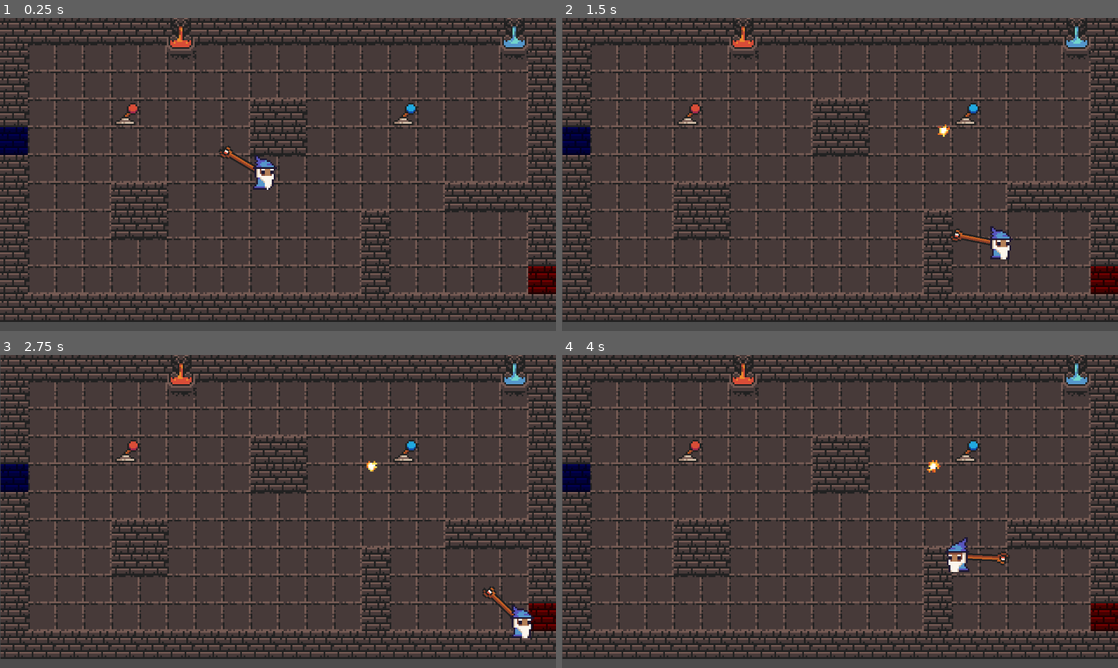
Above: before the commit, frames 1-4 (two rows, left to right).
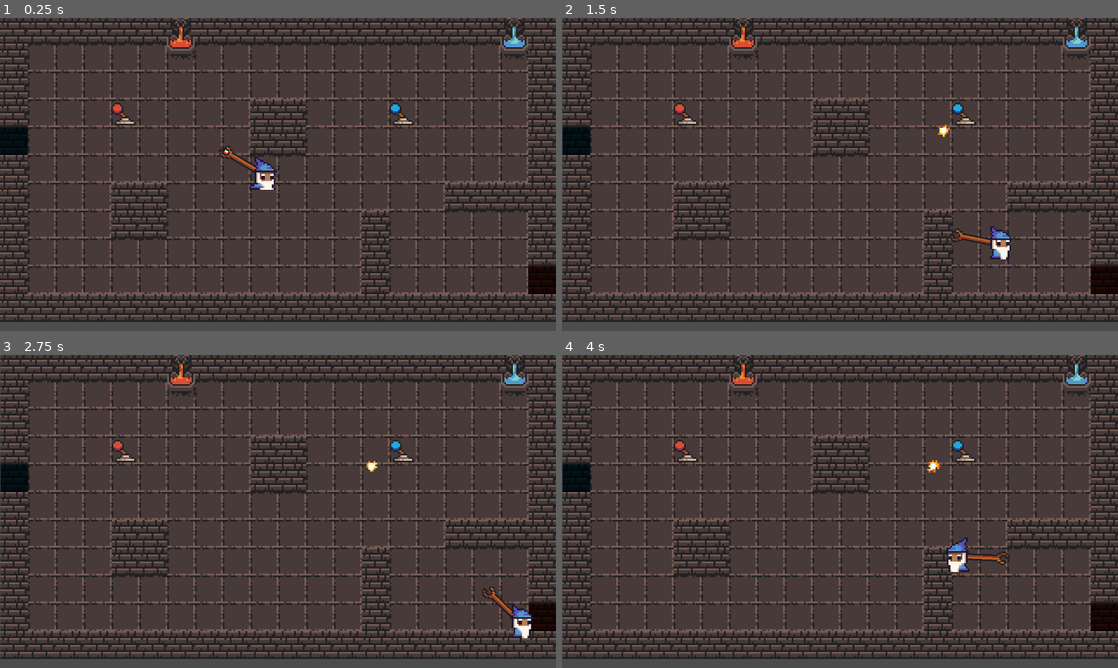
Above: after the commit, the same moments.

Repository: dsaltares/gmtk-2019
Game: Godot game, scene res://Playground_david.tscn
The game is run twice, just before and just after one commit, with the same random seed, the same clock (stepped at 60 frames per second) and the same inputs. This scene is started directly instead of the project's main scene.
Inputs (mouse positions are in pixels of both pictures, inside the frame that each line leads up to):
- Up to frame 1 (0.25 s): no input
- Up to frame 2 (1.5 s): move the mouse to (962, 158) at 0.52 s; hold Right (move_right) 0.53-1.28 s; click (962, 158) at 0.6 s; move the mouse to (728, 190) at 1.27 s; hold Down (move_down) from 1.28 s (still down); click (728, 190) at 1.35 s
- Up to frame 3 (2.75 s): move the mouse to (333, 442) at 2.02 s; release Down (move_down) at 2.03 s; hold Right (move_right) from 2.03 s (still down); click (333, 442) at 2.1 s
- Up to frame 4 (4 s): move the mouse to (812, 574) at 2.77 s; release Right (move_right) at 2.78 s; hold Up (move_up) 2.78-3.53 s; click (812, 574) at 2.85 s; move the mouse to (1006, 558) at 3.52 s; hold Left (move_left) from 3.53 s (still down); click (1006, 558) at 3.6 s

The runs differ from the first frame. In frame 1, 1.1% of the frame differs, in the area x 0-100%, y 27-88%; in frame 2, 0.9%; in frame 3, 0.9%; in frame 4, 0.9%.

Commit message:
better color moduling and no ammo weapon

Diff:
--- a/game/Items.gd
+++ b/game/Items.gd
@@ -6,8 +6,8 @@
 static func to_color(enum_value):
 	match enum_value:
 		Colors.RED:
-			return Color(1, 0, 0)
+			return Color(85.0/256.0, 30.6/256.0, 22.0/256.0)
 		Colors.BLUE:
-			return Color(0, 0, 1)
+			return Color(12.9/256.0, 66.3/256.0, 87.0/256.0)
 
 	return Color(1, 1, 1)
--- a/game/Player.gd
+++ b/game/Player.gd
@@ -2,6 +2,7 @@
 extends KinematicBody2D
 
 const Items = preload('res://Items.gd')
+const no_ammo_weapon = preload('res://wizzard/weapon_no_ammo_magic_staff.png')
 const red_weapon = preload('res://wizzard/weapon_red_magic_staff.png')
 const blue_weapon = preload('res://wizzard/weapon_blue_magic_staff.png')
 
@@ -75,6 +76,7 @@
 		projectile.color = color
 		get_tree().get_root().add_child(projectile)
 		can_shoot = false
+		update_weapon_texture()
 
 func update_animation():
 	var animation = null
@@ -89,9 +91,17 @@
 func pick_up_ammo():
 	pickup_animation.play("pickup")
 	can_shoot = true
+	update_weapon_texture()
 
 func set_color(new_color):
 	color = new_color
+	update_weapon_texture()
+
+func update_weapon_texture():
+	if not can_shoot:
+		$WeaponPivot/Weapon.texture = no_ammo_weapon
+		return
+
 	var texture = red_weapon
 	match color:
 		Items.Colors.RED:
--- a/game/Player.tscn
+++ b/game/Player.tscn
@@ -2,33 +2,33 @@
 
 [ext_resource path="res://Player.gd" type="Script" id=1]
 [ext_resource path="res://wizzard/weapon_red_magic_staff.png" type="Texture" id=2]
-[ext_resource path="res://wizzard/wizzard_m_run_anim_f0.png" type="Texture" id=3]
-[ext_resource path="res://wizzard/wizzard_m_run_anim_f1.png" type="Texture" id=4]
-[ext_resource path="res://wizzard/wizzard_m_run_anim_f2.png" type="Texture" id=5]
-[ext_resource path="res://wizzard/wizzard_m_run_anim_f3.png" type="Texture" id=6]
-[ext_resource path="res://wizzard/wizzard_m_idle_anim_f3.png" type="Texture" id=7]
-[ext_resource path="res://wizzard/wizzard_m_hit_anim_f0.png" type="Texture" id=8]
-[ext_resource path="res://wizzard/wizzard_m_idle_anim_f0.png" type="Texture" id=9]
-[ext_resource path="res://wizzard/wizzard_m_idle_anim_f1.png" type="Texture" id=10]
-[ext_resource path="res://wizzard/wizzard_m_idle_anim_f2.png" type="Texture" id=11]
+[ext_resource path="res://wizzard/wizzard_m_idle_anim_f3.png" type="Texture" id=3]
+[ext_resource path="res://wizzard/wizzard_m_hit_anim_f0.png" type="Texture" id=4]
+[ext_resource path="res://wizzard/wizzard_m_idle_anim_f0.png" type="Texture" id=5]
+[ext_resource path="res://wizzard/wizzard_m_idle_anim_f1.png" type="Texture" id=6]
+[ext_resource path="res://wizzard/wizzard_m_idle_anim_f2.png" type="Texture" id=7]
+[ext_resource path="res://wizzard/wizzard_m_run_anim_f0.png" type="Texture" id=8]
+[ext_resource path="res://wizzard/wizzard_m_run_anim_f1.png" type="Texture" id=9]
+[ext_resource path="res://wizzard/wizzard_m_run_anim_f2.png" type="Texture" id=10]
+[ext_resource path="res://wizzard/wizzard_m_run_anim_f3.png" type="Texture" id=11]
 [ext_resource path="res://wizzard/pick_up_fire.png" type="Texture" id=12]
 
 [sub_resource type="SpriteFrames" id=1]
 animations = [ {
-"frames": [ ExtResource( 3 ), ExtResource( 4 ), ExtResource( 5 ), ExtResource( 6 ) ],
-"loop": true,
-"name": "idle",
-"speed": 4.0
-}, {
-"frames": [ ExtResource( 7 ) ],
+"frames": [ ExtResource( 3 ) ],
 "loop": true,
 "name": "hit",
 "speed": 5.0
 }, {
-"frames": [ ExtResource( 8 ), ExtResource( 9 ), ExtResource( 10 ), ExtResource( 11 ) ],
+"frames": [ ExtResource( 4 ), ExtResource( 5 ), ExtResource( 6 ), ExtResource( 7 ) ],
 "loop": true,
 "name": "run",
 "speed": 10.0
+}, {
+"frames": [ ExtResource( 8 ), ExtResource( 9 ), ExtResource( 10 ), ExtResource( 11 ) ],
+"loop": true,
+"name": "idle",
+"speed": 4.0
 } ]
 
 [sub_resource type="RectangleShape2D" id=2]
@@ -89,7 +89,7 @@
 position = Vector2( -0.184418, -5.16351 )
 frames = SubResource( 1 )
 animation = "idle"
-frame = 1
+frame = 3
 playing = true
 
 [node name="CollisionShape2D" type="CollisionShape2D" parent="."]
--- a/game/Playground_david.tscn
+++ b/game/Playground_david.tscn
@@ -7,9 +7,8 @@
 [ext_resource path="res://switch/Switch.tscn" type="PackedScene" id=5]
 [ext_resource path="res://switch/red_frames.tres" type="SpriteFrames" id=6]
 [ext_resource path="res://Player.tscn" type="PackedScene" id=7]
-[ext_resource path="res://Enemy.tscn" type="PackedScene" id=8]
-[ext_resource path="res://crosshair/Crosshair.gd" type="Script" id=9]
-[ext_resource path="res://Camera.tscn" type="PackedScene" id=10]
+[ext_resource path="res://crosshair/Crosshair.gd" type="Script" id=8]
+[ext_resource path="res://Camera.tscn" type="PackedScene" id=9]
 
 [node name="Root" type="Node2D"]
 script = ExtResource( 1 )
@@ -22,7 +21,7 @@
 collision_layer = 4
 collision_mask = 27
 format = 1
-tile_data = PoolIntArray( -131079, 1, 0, -131078, 1, 0, -131 …(2621 unchanged characters)… 3225, 0, 0, 393226, 0, 0, 393227, 0, 0, 393228, 0, 0, 524281, 1, 0, 524282, 1, 0, 524283, 1, 0 …(240 unchanged characters)…
+tile_data = PoolIntArray( -131079, 1, 0, -131078, 1, 0, -131 …(2621 unchanged characters)… 3225, 0, 0, 393226, 0, 0, 393227, 0, 0, 524281, 1, 0, 524282, 1, 0, 524283, 1, 0 …(240 unchanged characters)…
 
 [node name="Door" parent="." instance=ExtResource( 3 )]
 position = Vector2( -104, 23.9079 )
@@ -49,13 +48,8 @@
 [node name="Player" parent="." instance=ExtResource( 7 )]
 position = Vector2( 39.5838, 43.0714 )
 
-[node name="Enemy" parent="." instance=ExtResource( 8 )]
-visible = false
-position = Vector2( 39.0717, -7.13219 )
+[node name="Crosshair" type="Node" parent="."]
+script = ExtResource( 8 )
 
-[node name="Crosshair" type="Node" parent="."]
-script = ExtResource( 9 )
-
-[node name="Camera" parent="." instance=ExtResource( 10 )]
-[connection signal="player_moved" from="." to="Enemy" method="_on_player_moved"]
+[node name="Camera" parent="." instance=ExtResource( 9 )]
 [connection signal="position_changed" from="Player" to="." method="_on_Player_position_changed"]
--- a/game/door/Door.tscn
+++ b/game/door/Door.tscn
@@ -15,6 +15,7 @@
 script = ExtResource( 1 )
 
 [node name="Sprite" type="Sprite" parent="."]
+modulate = Color( 1, 0, 0, 1 )
 texture = ExtResource( 2 )
 
 [node name="CollisionShape2D" type="CollisionShape2D" parent="."]
--- a/game/switch/Switch.tscn
+++ b/game/switch/Switch.tscn
@@ -11,7 +11,7 @@
 ]]
 position = Vector2( 8, 8 )
 frames = ExtResource( 1 )
-animation = "on"
+animation = "off"
 playing = true
 script = ExtResource( 2 )
 
Not shown: 1 places in game/Playground_david.tscn that only renumber resources
Binary file added: game/wizzard/weapon_no_ammo_magic_staff.png
Not shown, added: game/wizzard/weapon_no_ammo_magic_staff.png.import
